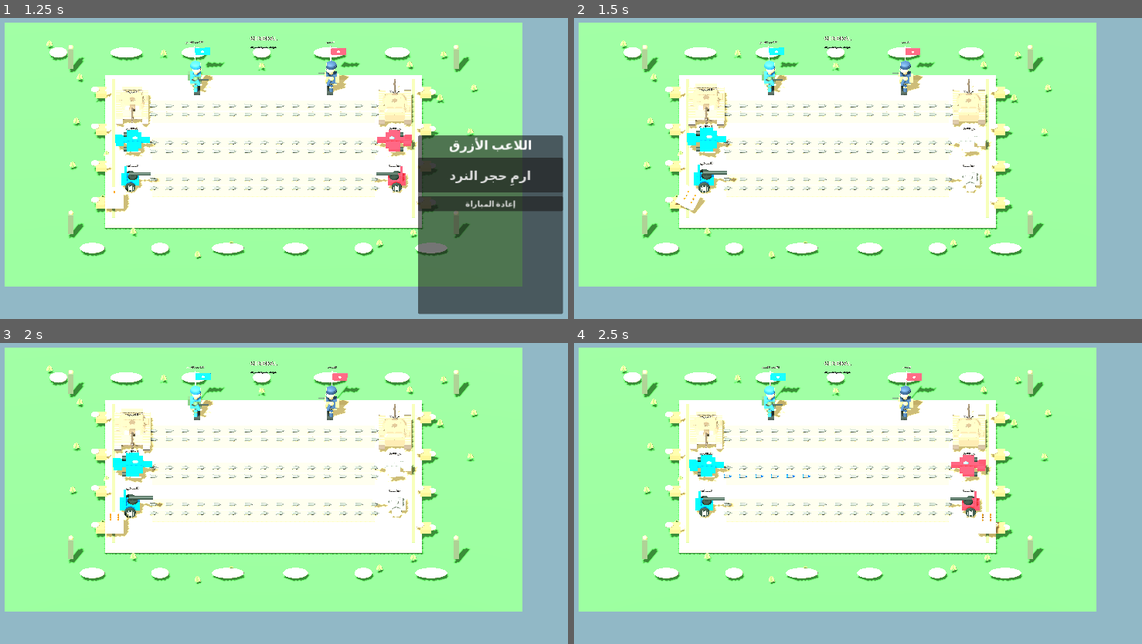
Above: before the commit, frames 1-4 (two rows, left to right).
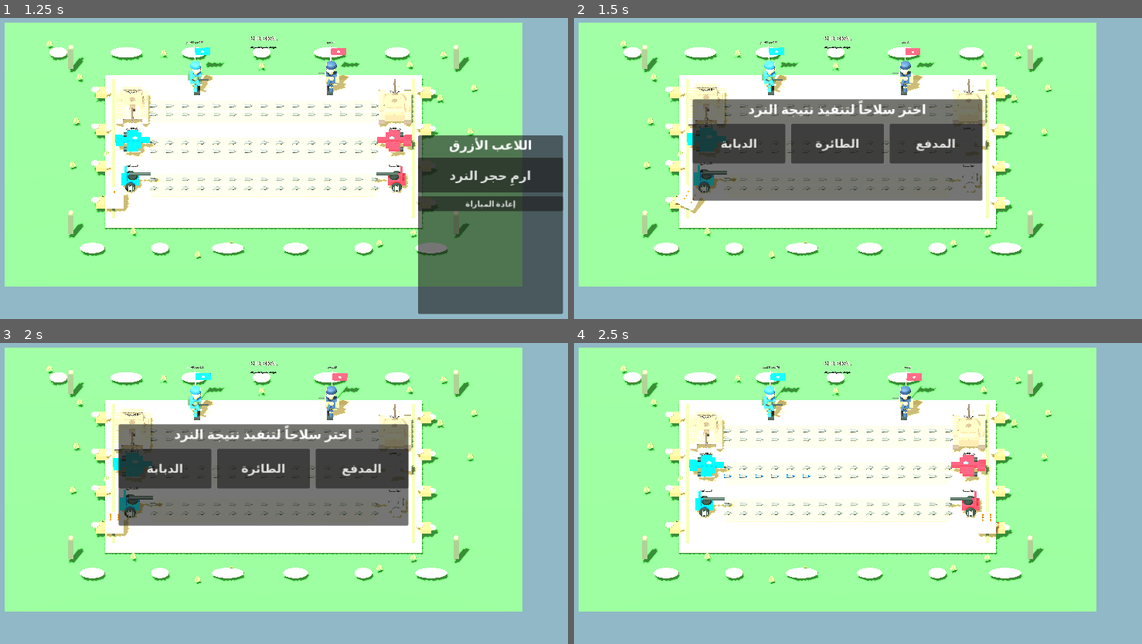
Above: after the commit, the same moments.

Repository: ahmad3aj-web/General_game
Game: Godot game, scene res://Main.tscn
The game is run twice, just before and just after one commit, with the same random seed, the same clock (stepped at 60 frames per second) and the same inputs.
Inputs (mouse positions are in pixels of both pictures, inside the frame that each line leads up to):
- Up to frame 1 (1.25 s): click "العب ضد جنيرال" at 0.5 s
- Up to frame 2 (1.5 s): click "ارمِ حجر النرد" at 1.25 s
- Up to frame 3 (2 s): no input
- Up to frame 4 (2.5 s): click (738, 469) at 2 s, where only the run after the commit has a clickable "الدبابة"

Frame 1 is identical in both runs. In frame 2, 17% of the frame differs, in the area x 20-72%, y 26-61%; in frame 3, 17%; in frame 4, nothing differs.
Error before the commit: Invalid assignment of property or key 'text' with value of type 'String' on a base object of type 'null instance'. (res://Main.gd:626)
Error after the commit: Invalid assignment of property or key 'text' with value of type 'String' on a base object of type 'null instance'. (res://Main.gd:645)

Commit message:
Make weapon selection prominent and centered on mobile

Diff:
--- a/godot/Main.gd
+++ b/godot/Main.gd
@@ -19,6 +19,7 @@
 var weapon_areas: Array = []
 var game_camera: Camera3D
 var weapon_buttons: Array = []
+var weapon_panel: PanelContainer
 var ui_label: Label
 var roll_button: Button
 var reset_button: Button
@@ -599,16 +600,34 @@
 	roll_button.add_theme_font_size_override("font_size", 26)
 	roll_button.pressed.connect(_on_roll_pressed)
 	column.add_child(roll_button)
-	# Reliable touch controls: choose a weapon from large Android UI buttons
-	# instead of relying only on 3D screen-space picking.
+	# A separate, centered weapon chooser stays visible above the battlefield
+	# after every roll; it is not clipped by the corner status panel.
+	weapon_panel = PanelContainer.new()
+	weapon_panel.set_anchors_preset(Control.PRESET_CENTER)
+	weapon_panel.position = Vector2(-300, -105)
+	weapon_panel.size = Vector2(600, 210)
+	weapon_panel.visible = false
+	screen.add_child(weapon_panel)
+	var chooser_column := VBoxContainer.new()
+	chooser_column.add_theme_constant_override("separation", 12)
+	weapon_panel.add_child(chooser_column)
+	var chooser_title := Label.new()
+	chooser_title.text = "اختر سلاحاً لتنفيذ نتيجة النرد"
+	chooser_title.horizontal_alignment = HORIZONTAL_ALIGNMENT_CENTER
+	chooser_title.add_theme_font_size_override("font_size", 27)
+	chooser_column.add_child(chooser_title)
+	var chooser_row := HBoxContainer.new()
+	chooser_row.add_theme_constant_override("separation", 12)
+	chooser_column.add_child(chooser_row)
 	for lane in range(3):
 		var weapon_button := Button.new()
-		weapon_button.text = "اختر " + WEAPON_NAMES[lane]
-		weapon_button.custom_minimum_size = Vector2(0, 52)
-		weapon_button.add_theme_font_size_override("font_size", 21)
-		weapon_button.visible = false
+		weapon_button.text = WEAPON_NAMES[lane]
+		weapon_button.size_flags_horizontal = Control.SIZE_EXPAND_FILL
+		weapon_button.custom_minimum_size = Vector2(170, 82)
+		weapon_button.add_theme_font_size_override("font_size", 25)
+		weapon_button.visible = true
 		weapon_button.pressed.connect(_on_weapon_pressed.bind(lane))
-		column.add_child(weapon_button)
+		chooser_row.add_child(weapon_button)
 		weapon_buttons.append(weapon_button)
 	reset_button = Button.new()
 	reset_button.text = "إعادة المباراة"
@@ -660,7 +679,10 @@
 	waiting_for_weapon = false
 	game_over = false
 	for weapon_button in weapon_buttons:
-		weapon_button.visible = false
+		weapon_button.visible = true
+		weapon_button.disabled = true
+	if weapon_panel:
+		weapon_panel.visible = false
 	roll_button.disabled = false
 	ui_label.text = "ابدأ مباراة جديدة"
 	_update_die_face(1)
@@ -838,10 +860,12 @@
 		die_root.position = Vector3(-8.35 if current_player == 0 else 8.35, 0.72, 5.0)
 	if ui_label and game_mode >= 0 and not game_over and not waiting_for_weapon:
 		ui_label.text = ("اللاعب الأزرق" if current_player == 0 else ("جنيرال الأحمر" if game_mode == 1 else "اللاعب الأحمر"))
+	if weapon_panel:
+		weapon_panel.visible = waiting_for_weapon and not game_over
 	for lane in range(3):
 		if lane < weapon_buttons.size():
 			var can_use: bool = waiting_for_weapon and not destroyed[current_player][lane] and progress[current_player][lane] + die_value <= STEPS
-			weapon_buttons[lane].visible = waiting_for_weapon
+			weapon_buttons[lane].visible = true
 			weapon_buttons[lane].disabled = not can_use
 	if game_panel and game_mode >= 0:
 		if current_player == 0:
